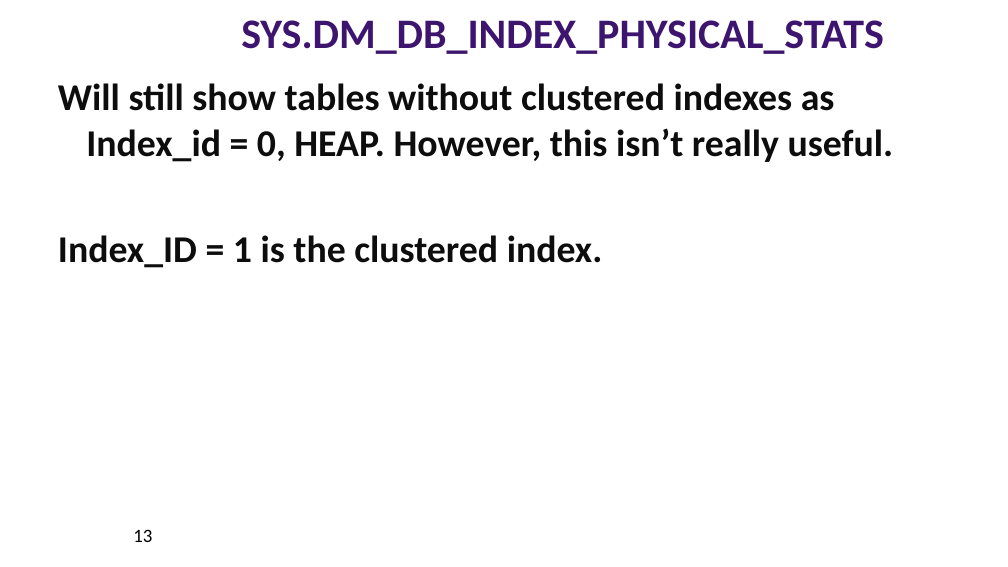
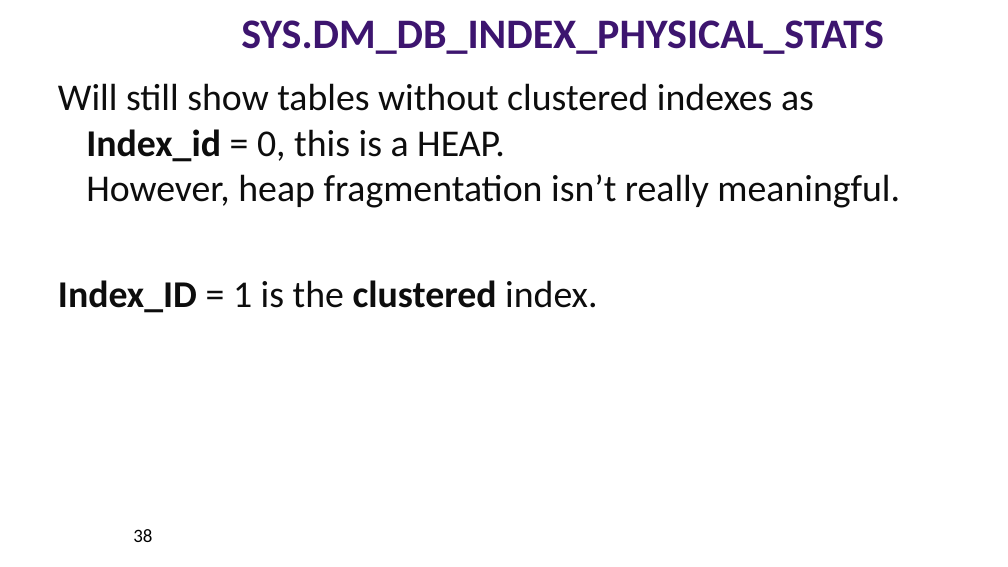
Before and after one commit to williamadba/Public-Presentations, a slide deck: slide 38 of HASSUG/DBA Best Practices with DMVs.pptx (slide 13 before the commit). Drawn at 1008x567 pixels with LibreOffice and Linux fonts; fonts in the diff are those of the drawing; background and template pictures are left out. Boxes give left, top, right and bottom in pixels: in the first picture for what was removed or moved away, otherwise in the second. Text is boxed around its words. In the diff, an @@ line names an element or a change of style, - is before the commit and + after.

```diff
--- a/HASSUG/DBA Best Practices with DMVs.pptx
+++ b/HASSUG/DBA Best Practices with DMVs.pptx
@@ text at bbox=[58, 83, 900, 208]: text changed; bold off @@
-Will still show tables without clustered indexes as Index_id = 0, HEAP. However, this isn’t really useful.
+Will still show tables without clustered indexes as Index_id = 0, this is a HEAP.
+However, heap fragmentation isn’t really meaningful.
@@ text at bbox=[58, 280, 597, 313]: bold off in "= 1 is the index." @@
@@ page number at bbox=[133, 529, 152, 542]: text changed @@
-13
+38
```
Also in this commit, not shown: 16 other slides changed, 7 slides added, 2 slides removed.
